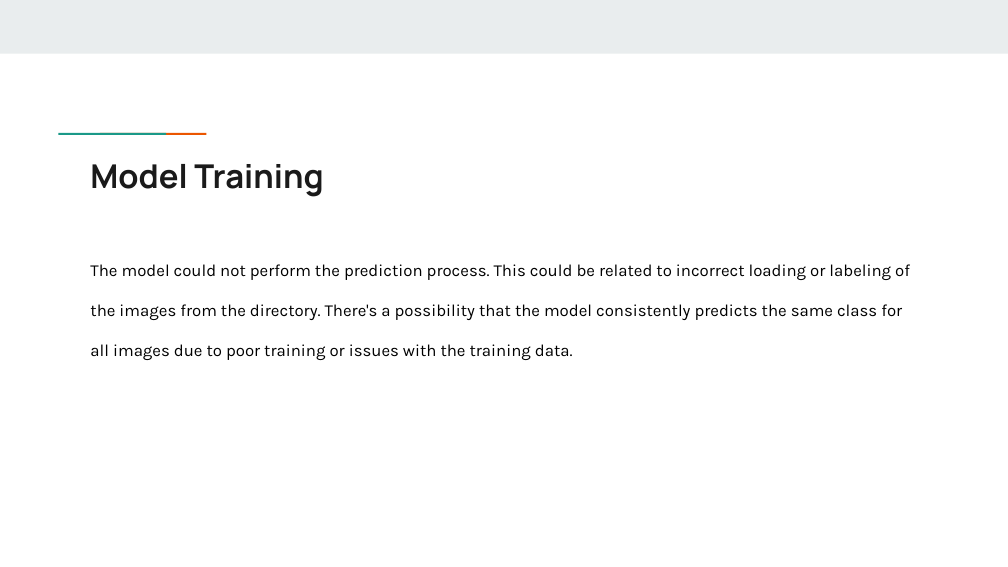
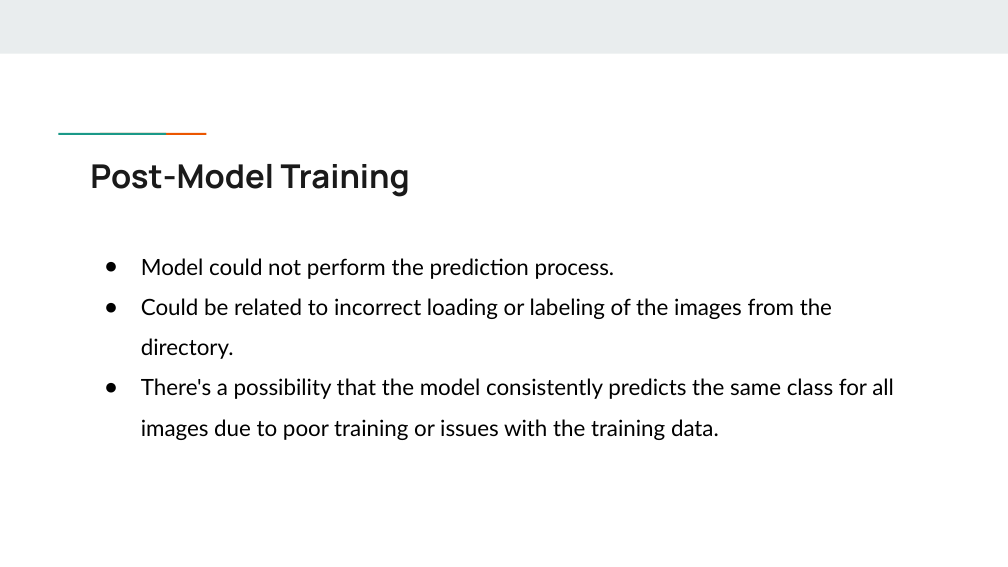
Before and after one commit to lisanvo/aai501-final-project, a slide deck: slide 20 of pptxslides.pptx (slide 19 before the commit). Drawn at 1008x567 pixels with LibreOffice and Linux fonts; fonts in the diff are those of the drawing. Boxes give left, top, right and bottom in pixels: in the first picture for what was removed or moved away, otherwise in the second. Text is boxed around its words. In the diff, an @@ line names an element or a change of style, - is before the commit and + after.

```diff
--- a/pptxslides.pptx
+++ b/pptxslides.pptx
@@ title at (x1=90, y1=164, x2=410, y2=197): text changed @@
-Model Training
+Post-Model Training
@@ text at (x1=141, y1=258, x2=894, y2=440): text changed; size 12 to 16 pt; font Karla to Lato @@
-The model could not perform the prediction process. This could be related to incorrect loading or labeling of the images from the directory. There's a possibility that the model consistently predicts the same class for all images due to poor training or issues with the training data.
+● Model could not perform the prediction process.
+● Could be related to incorrect loading or labeling of the images from the directory.
+● There's a possibility that the model consistently predicts the same class for all images due to poor training or issues with the training data.
```
Also in this commit, not shown: 5 other slides changed, 6 slides added, 2 slides removed, 49 other files.
